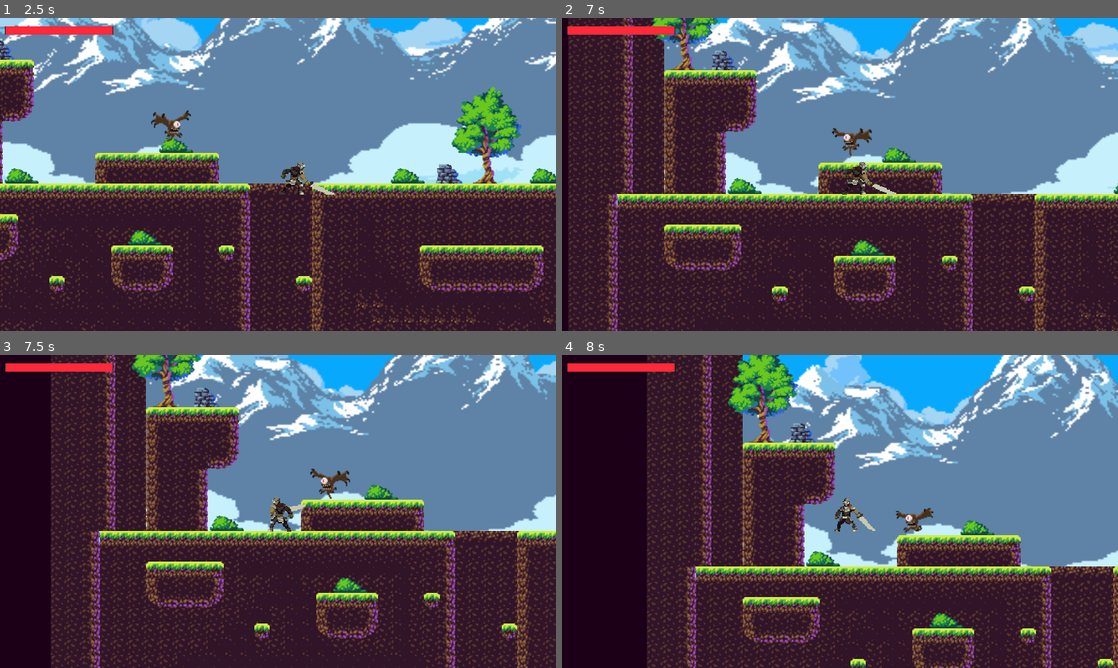
Above: before the commit, frames 1-4 (two rows, left to right).
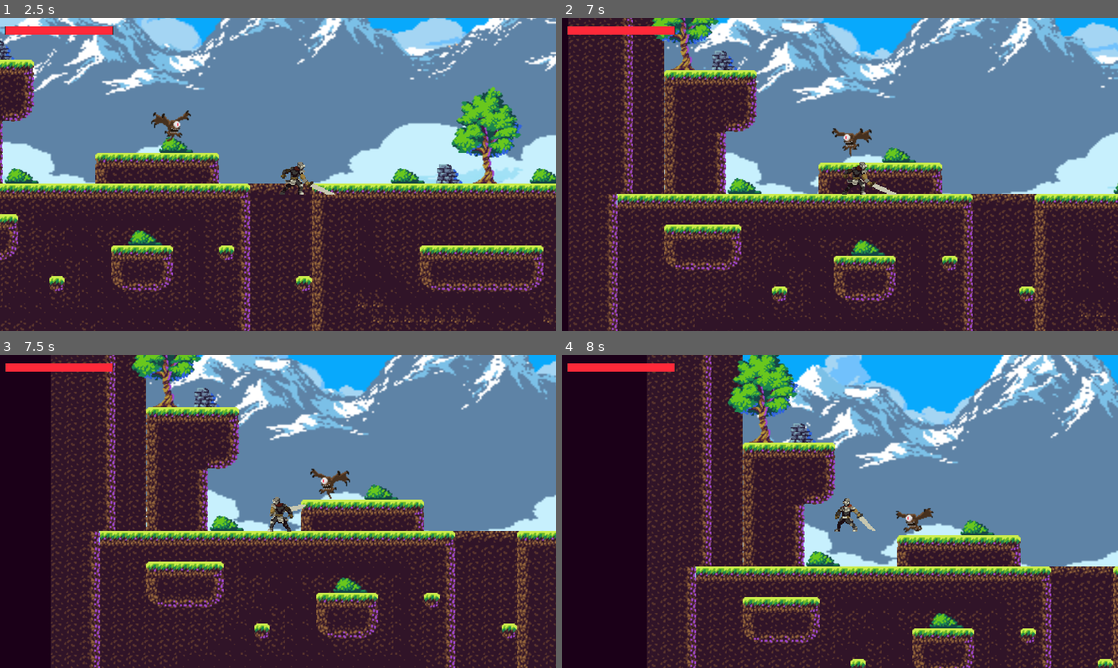
Above: after the commit, the same moments.

Repository: timowenz/stormbringer-trials
Game: Godot game, scene res://scenes/Menu.tscn
Same seed, same stepped clock (60 frames per second), same inputs: the game is played once before the commit and once after it.
Inputs:
- Up to frame 1 (2.5 s): click "Play!" at 0.5 s; tap Enter (ui_accept) at 1.25, 1.52, 2.27 s; hold Right (ui_right) from 1.28 s (still down); tap Q (attack) at 1.35 s; tap W (attack2) at 2.1 s
- Up to frame 2 (7 s): release Right (ui_right) at 2.78 s; hold Left (ui_left) 2.78-3.53 s; tap Down (crouch) at 2.85, 5.85 s; hold Right (ui_right) 3.53-4.25 s; tap Q (attack) at 3.6, 6.6 s; tap Enter (ui_accept) at 3.77, 5.27, 6.02 s; click "Restart" at 4.25 s; hold Right (ui_right) 5.03-5.78 s; tap W (attack2) at 5.1 s; hold Left (ui_left) 5.78-6.53 s; hold Right (ui_right) from 6.53 s (still down)
- Up to frame 3 (7.5 s): release Right (ui_right) at 7.28 s; hold Left (ui_left) from 7.28 s (still down); tap W (attack2) at 7.35 s
- Up to frame 4 (8 s): keep holding Left (ui_left); tap Enter (ui_accept) at 7.52 s

Frame 1 is identical in both runs. In frame 2, less than 0.1% of the frame differs, in the area x 15-91%, y 7-99%; in frame 3, less than 0.1%; in frame 4, less than 0.1%.

Commit message:
small fixes and web export

Diff:
--- a/scenes/FlyingEye.tscn
+++ b/scenes/FlyingEye.tscn
@@ -1,8 +1,10 @@
-[gd_scene load_steps=23 format=3 uid="uid://b4ahma1cub6ar"]
+[gd_scene load_steps=33 format=3 uid="uid://b4ahma1cub6ar"]
 
 [ext_resource type="Script" path="res://scripts/FlyingEye.gd" id="1_abbvh"]
 [ext_resource type="Texture2D" uid="uid://rgtvpqodun4h" path="res://assets/enemy_asset/Monsters_Creatures_Fantasy/Flying eye/Attack.png" id="2_kprva"]
 [ext_resource type="Texture2D" uid="uid://dxnnnluavnixx" path="res://assets/enemy_asset/Monsters_Creatures_Fantasy/Flying eye/Flight.png" id="2_rugrf"]
+[ext_resource type="Texture2D" uid="uid://clyvbpcu0nfjr" path="res://assets/enemy_asset/Monsters_Creatures_Fantasy/Flying eye/Death.png" id="3_6o33v"]
+[ext_resource type="Texture2D" uid="uid://dg1muwc3mckew" path="res://assets/enemy_asset/Monsters_Creatures_Fantasy/Flying eye/Take Hit.png" id="5_bnfnu"]
 
 [sub_resource type="AtlasTexture" id="AtlasTexture_rhiec"]
 atlas = ExtResource("2_kprva")
@@ -36,6 +38,22 @@
 atlas = ExtResource("2_kprva")
 region = Rect2(0, 0, 150, 150)
 
+[sub_resource type="AtlasTexture" id="AtlasTexture_vtfh1"]
+atlas = ExtResource("3_6o33v")
+region = Rect2(0, 0, 150, 150)
+
+[sub_resource type="AtlasTexture" id="AtlasTexture_wajeh"]
+atlas = ExtResource("3_6o33v")
+region = Rect2(150, 0, 150, 150)
+
+[sub_resource type="AtlasTexture" id="AtlasTexture_mrxk0"]
+atlas = ExtResource("3_6o33v")
+region = Rect2(300, 0, 150, 150)
+
+[sub_resource type="AtlasTexture" id="AtlasTexture_t627b"]
+atlas = ExtResource("3_6o33v")
+region = Rect2(450, 0, 150, 150)
+
 [sub_resource type="AtlasTexture" id="AtlasTexture_dth1c"]
 atlas = ExtResource("2_rugrf")
 region = Rect2(0, 0, 150, 150)
@@ -67,6 +85,22 @@
 [sub_resource type="AtlasTexture" id="AtlasTexture_ip7yp"]
 atlas = ExtResource("2_rugrf")
 region = Rect2(1050, 0, 150, 150)
+
+[sub_resource type="AtlasTexture" id="AtlasTexture_f0dcl"]
+atlas = ExtResource("5_bnfnu")
+region = Rect2(0, 0, 150, 150)
+
+[sub_resource type="AtlasTexture" id="AtlasTexture_xv181"]
+atlas = ExtResource("5_bnfnu")
+region = Rect2(150, 0, 150, 150)
+
+[sub_resource type="AtlasTexture" id="AtlasTexture_i2v4v"]
+atlas = ExtResource("5_bnfnu")
+region = Rect2(300, 0, 150, 150)
+
+[sub_resource type="AtlasTexture" id="AtlasTexture_l35no"]
+atlas = ExtResource("5_bnfnu")
+region = Rect2(450, 0, 150, 150)
 
 [sub_resource type="SpriteFrames" id="SpriteFrames_bympy"]
 animations = [{
@@ -101,6 +135,23 @@
 }, {
 "frames": [{
 "duration": 1.0,
+"texture": SubResource("AtlasTexture_vtfh1")
+}, {
+"duration": 1.0,
+"texture": SubResource("AtlasTexture_wajeh")
+}, {
+"duration": 1.0,
+"texture": SubResource("AtlasTexture_mrxk0")
+}, {
+"duration": 1.0,
+"texture": SubResource("AtlasTexture_t627b")
+}],
+"loop": true,
+"name": &"dead",
+"speed": 5.0
+}, {
+"frames": [{
+"duration": 1.0,
 "texture": SubResource("AtlasTexture_dth1c")
 }, {
 "duration": 1.0,
@@ -126,6 +177,23 @@
 }],
 "loop": true,
 "name": &"flight",
+"speed": 5.0
+}, {
+"frames": [{
+"duration": 1.0,
+"texture": SubResource("AtlasTexture_f0dcl")
+}, {
+"duration": 1.0,
+"texture": SubResource("AtlasTexture_xv181")
+}, {
+"duration": 1.0,
+"texture": SubResource("AtlasTexture_i2v4v")
+}, {
+"duration": 1.0,
+"texture": SubResource("AtlasTexture_l35no")
+}],
+"loop": true,
+"name": &"hit",
 "speed": 5.0
 }]
 
--- a/scenes/Game.tscn
+++ b/scenes/Game.tscn
@@ -488,7 +488,7 @@
 [node name="TileMap" type="TileMap" parent="Node2D"]
 tile_set = SubResource("TileSet_byguj")
 format = 2
-layer_0/tile_data = PackedInt32Array(1179648, 65536, 0, 1179 …(13309 unchanged characters)… 0, 983142, 327680, 2, 1310796, 327680, 2)
+layer_0/tile_data = PackedInt32Array(1179648, 65536, 0, 1179 …(13309 unchanged characters)… 0, 983142, 327680, 2, 1310796, 327680, 2, 2359374, 327680, 3, 2097228, 458752, 4, 2162764, 458752, 4, 2228300, 458752, 4, 2293836, 458752, 4, 2359372, 458752, 4, 2424908, 458752, 4, 2490444, 458752, 4, 2555980, 458752, 4)
 
 [node name="BackTileMap" type="TileMap" parent="Node2D"]
 z_index = -2
@@ -565,8 +565,8 @@
 
 [node name="AudioStreamPlayer" type="AudioStreamPlayer" parent="."]
 stream = ExtResource("7_fenwb")
-volume_db = -24.83
-pitch_scale = 0.01
+volume_db = -15.0
+autoplay = true
 
 [node name="WonGame" parent="." instance=ExtResource("14_h6jtw")]
 process_mode = 2
--- a/scenes/NightBorn.tscn
+++ b/scenes/NightBorn.tscn
@@ -423,6 +423,7 @@
 radius = 186.0
 
 [sub_resource type="CircleShape2D" id="CircleShape2D_m2jx3"]
+radius = 15.0
 
 [node name="NightBorn" type="CharacterBody2D"]
 script = ExtResource("1_y46ik")
@@ -450,7 +451,7 @@
 [node name="Area2D" type="Area2D" parent="Node2D"]
 
 [node name="CollisionShape2D" type="CollisionShape2D" parent="Node2D/Area2D"]
-position = Vector2(-11, 6)
+position = Vector2(-12, 10)
 shape = SubResource("CircleShape2D_m2jx3")
 
 [node name="BigTimer" type="Timer" parent="."]
--- a/scripts/FlyingEye.gd
+++ b/scripts/FlyingEye.gd
@@ -39,6 +39,6 @@
 func _on_animated_sprite_2d_animation_finished():
 	if player.health <= 0:
 		player = null
-		player_chase  =false
+		player_chase = false
 	else:
 		player.take_damage(damage)
Not shown: 1 places in scenes/Game.tscn that only renumber resources
Binary file added: web/web/index.apple-touch-icon.png
Not shown, added: web/web/index.apple-touch-icon.png.import
Binary file added: web/web/index.icon.png
Not shown, added: web/web/index.icon.png.import
Binary file added: web/web/index.png
Not shown, added: web/web/index.png.import
Not shown, added: web/web.zip
Not shown, added: web/web/index.audio.worklet.js
Not shown, added: web/web/index.html
Not shown, added: web/web/index.js
Not shown, added: web/web/index.pck
(and 2 more such lines)
